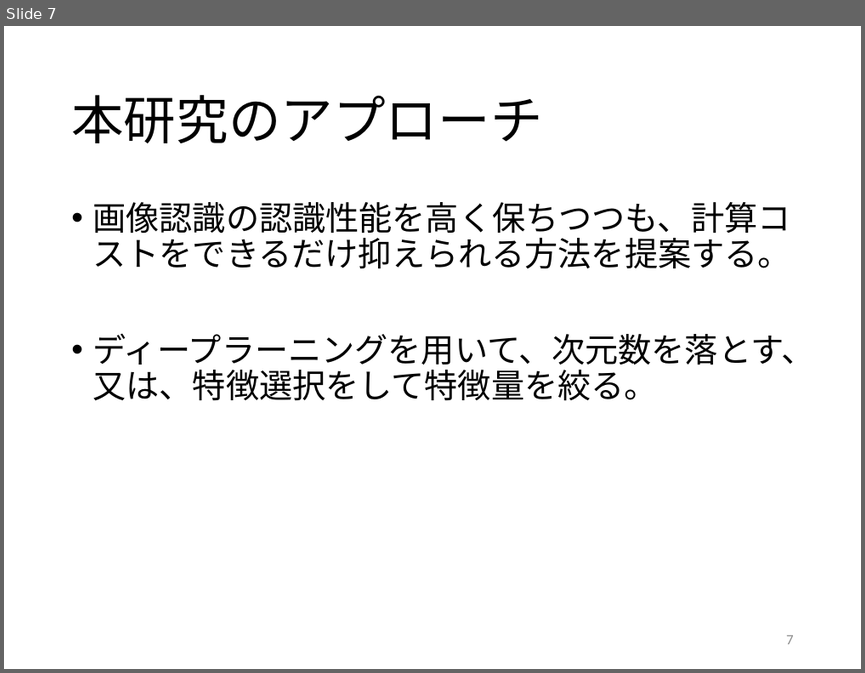
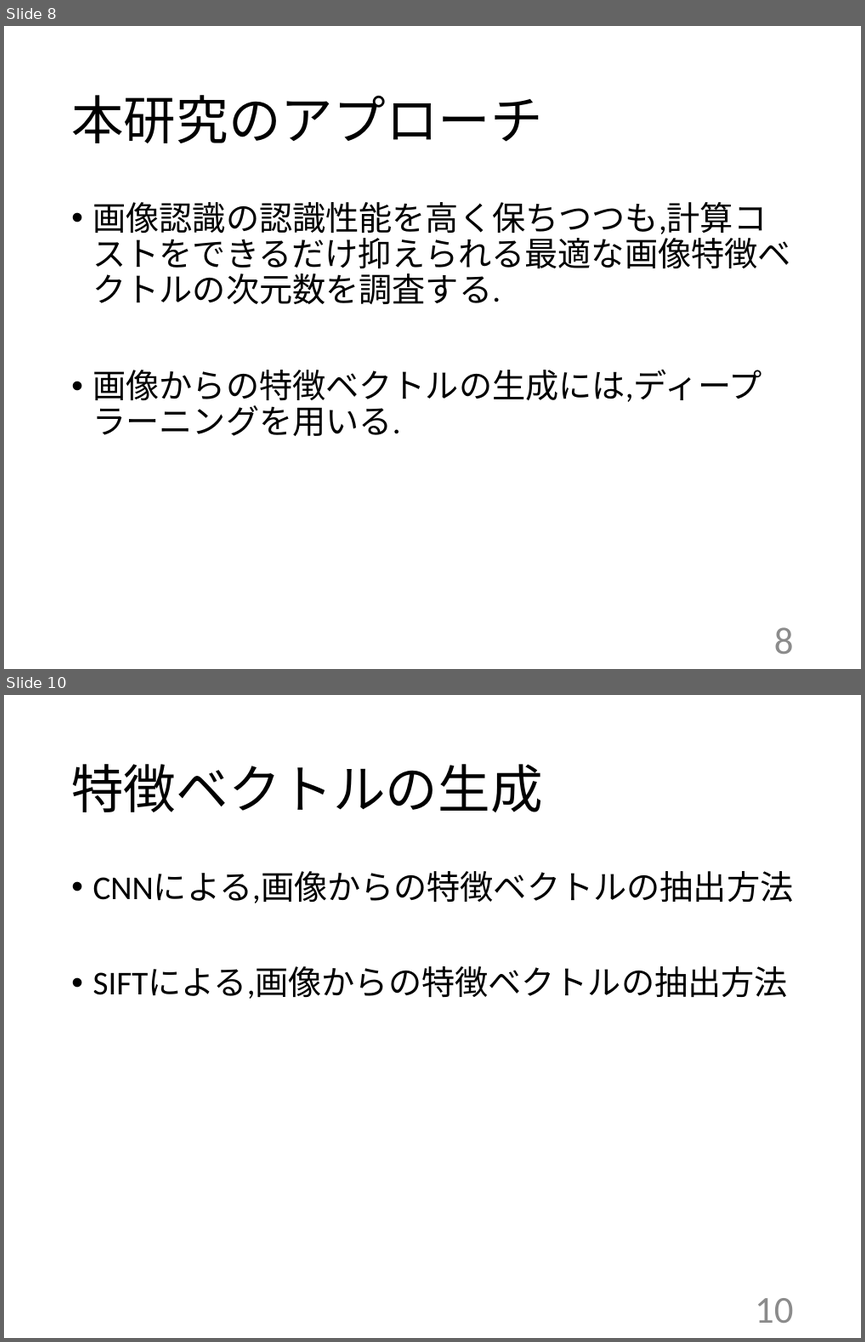
Before and after one commit to kait-takanolab/1821005-yoshioka-thesis, a slide deck: 1821005_中間発表.pptx. Shown one above the other, each under a label of ours: slide 7 before the commit, slides 8 and 10 after it; the slides between them are not shown. The pictures are 865x673 and 865x1342 pixels, drawn with LibreOffice and Linux fonts; fonts in the diff are those of the drawing. Boxes give left, top, right and bottom in pixels: in the first picture for what was removed or moved away, otherwise in the second. Text is boxed around its words. In the diff, an @@ line names an element or a change of style, - is before the commit and + after.

```diff
--- a/1821005_中間発表.pptx
+++ b/1821005_中間発表.pptx
@@ slide 10 added at <box>4,695,861,1338</box>, background #FFFFFF @@
@@ title added at <box>71,764,542,812</box>, 44 pt, text #000000 @@
+特徴ベクトルの生成
@@ text added at <box>93,871,794,998</box>, 28 pt, text #000000 @@
+• CNNによる,画像からの特徴ベクトルの抽出方法
+• SIFTによる,画像からの特徴ベクトルの抽出方法
@@ page number added at <box>755,1298,793,1322</box>, 32 pt, text #8C8C8C @@
+10
@@ what was slide 7 is now slide 8 @@
@@ slide 8 changed as well @@
@@ text at <box>93,202,791,436</box>: text changed @@
-• 画像認識の認識性能を高く保ちつつも、計算コストをできるだけ抑えられる方法を提案する。
-• ディープラーニングを用いて、次元数を落とす、又は、特徴選択をして特徴量を絞る。
+• 画像認識の認識性能を高く保ちつつも,計算コストをできるだけ抑えられる最適な画像特徴ベクトルの次元数を調査する.
+• 画像からの特徴ベクトルの生成には,ディープラーニングを用いる.
@@ page number at <box>774,627,794,653</box>: text changed; size 12 to 32 pt @@
-7
+8
```
Also in this commit, not shown: 8 other slides changed, 1 other slide added.
